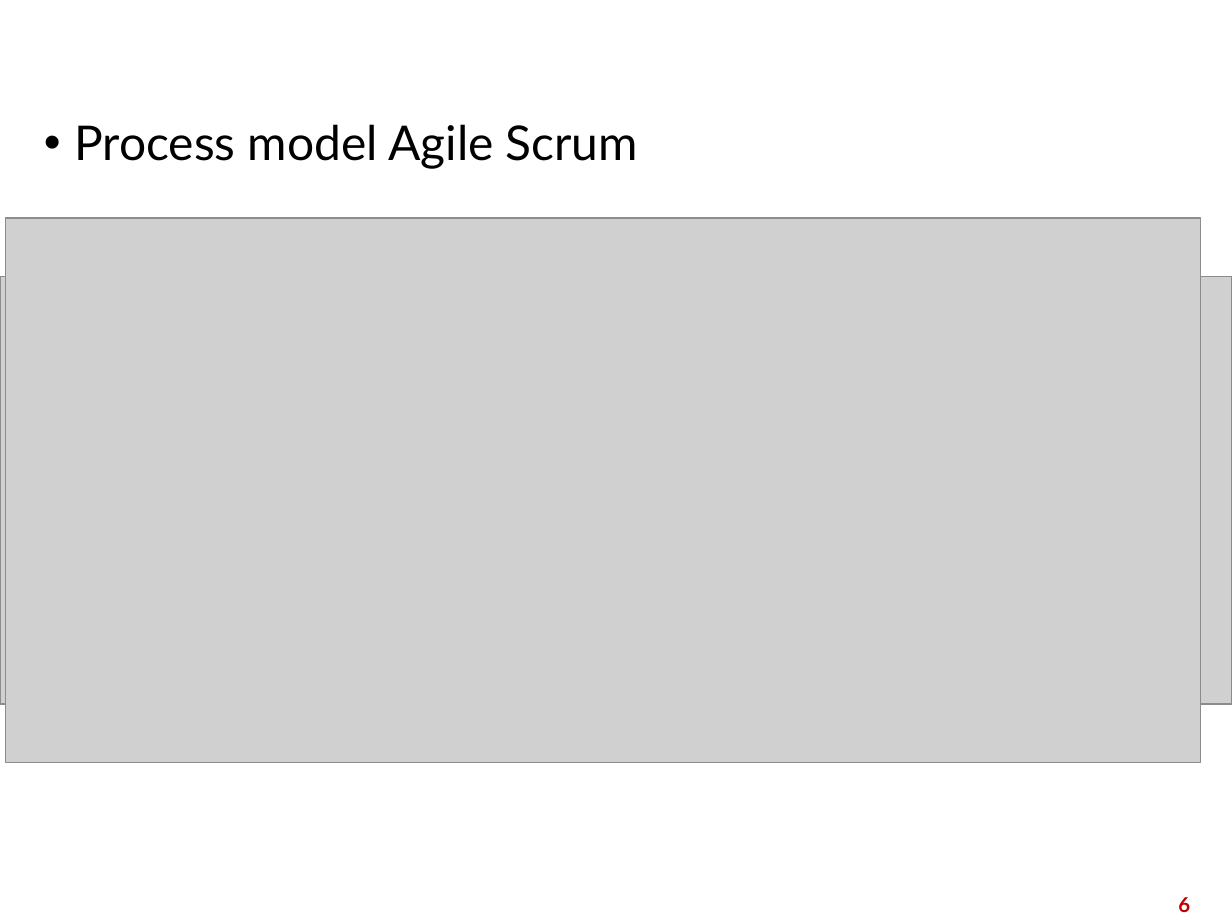
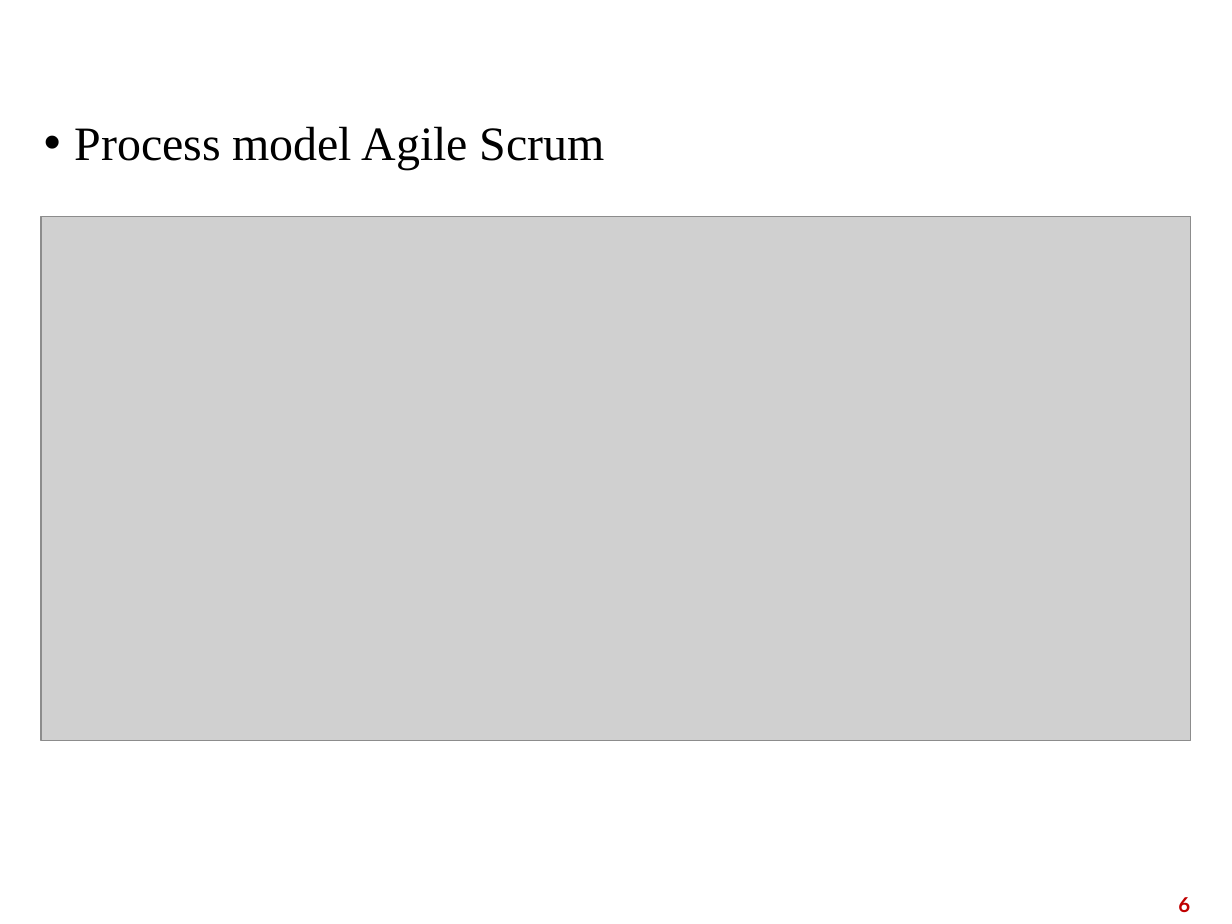
Before and after one commit to tienlhp1/agile_group_2, a slide deck: slide 6 of Agile.pptx. Drawn at 1232x924 pixels with LibreOffice and Linux fonts; fonts in the diff are those of the drawing; grey boxes stand for pictures; background and template pictures are left out. Boxes give left, top, right and bottom in pixels: in the first picture for what was removed or moved away, otherwise in the second. Text is boxed around its words. In the diff, an @@ line names an element or a change of style, - is before the commit and + after.

```diff
--- a/Agile.pptx
+++ b/Agile.pptx
@@ text "Process model Agile Scrum" at <box>75,126,605,170</box>: font Lato to Times New Roman @@
@@ picture: place and size @@
-picture at <box>6,218,1201,763</box>
+picture at <box>41,217,1190,742</box>
@@ picture removed at <box>0,276,1232,703</box> @@
```
Also in this commit, not shown: 21 other slides changed, 1 slide added.
